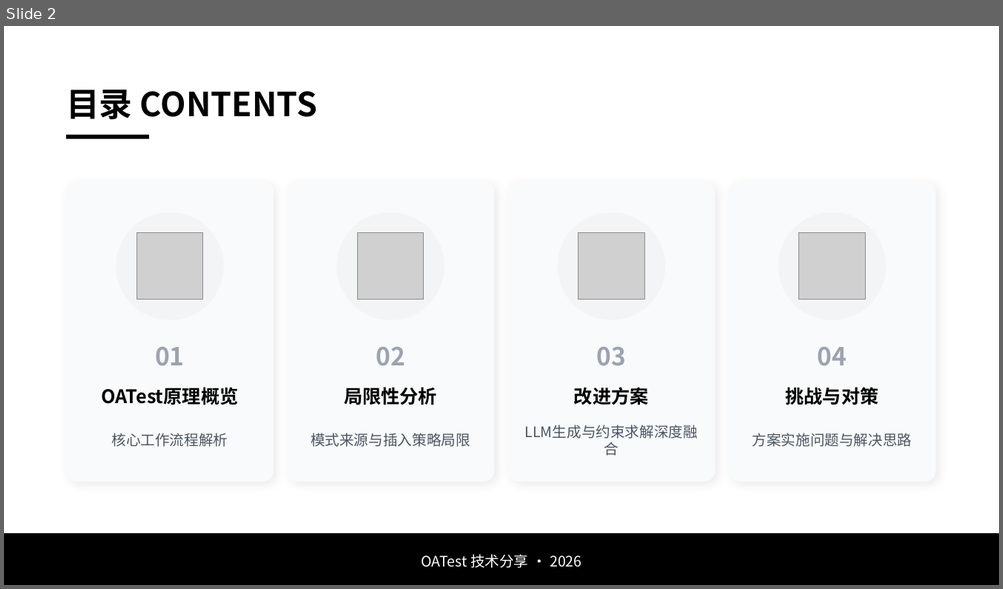
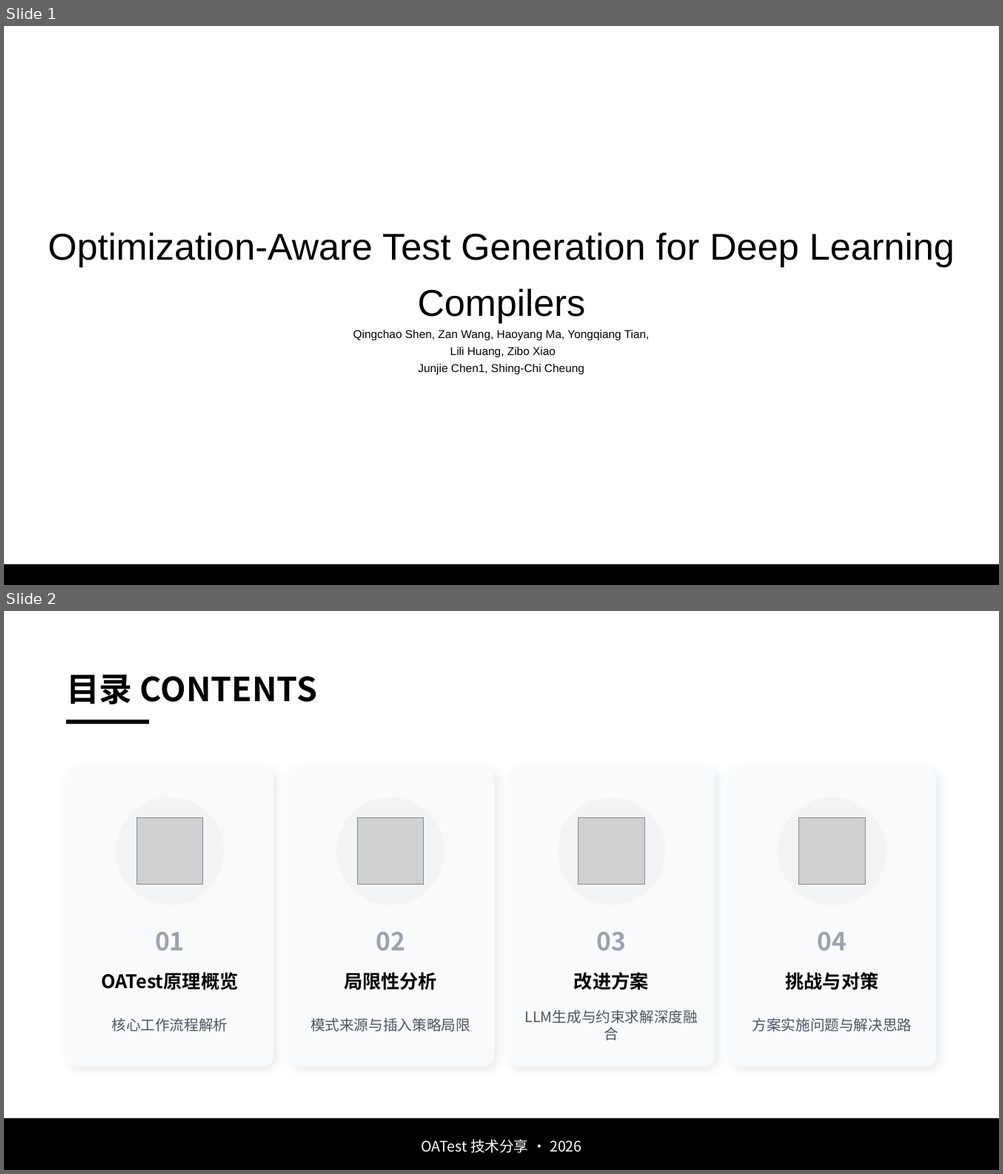
Before and after one commit to ourui0/PaperReading, a slide deck: ppt/OATest工具改进方案.pptx. Shown one above the other, each under a label of ours: slide 2 before the commit, slides 1 and 2 after it. The pictures are 1003x589 and 1003x1174 pixels, drawn with LibreOffice and Linux fonts; fonts in the diff are those of the drawing; grey boxes stand for pictures. Boxes give left, top, right and bottom in pixels: in the first picture for what was removed or moved away, otherwise in the second. Text is boxed around its words. In the diff, an @@ line names an element or a change of style, - is before the commit and + after.

```diff
--- a/ppt/OATest工具改进方案.pptx
+++ b/ppt/OATest工具改进方案.pptx
@@ slide 1 added at (x1=4, y1=26, x2=999, y2=585), background #FFFFFF @@
@@ text added at (x1=48, y1=232, x2=954, y2=375), 11 pt, text #000000 @@
+Optimization-Aware Test Generation for Deep Learning
+Compilers
+Qingchao Shen, Zan Wang, Haoyang Ma, Yongqiang Tian,
+Lili Huang, Zibo Xiao
+Junjie Chen1, Shing-Chi Cheung
@@ rounded rectangle added at (x1=4, y1=565, x2=999, y2=585), fill #000000 @@
```
Also in this commit, not shown: 4 slides changed, 2 slides removed, 9 other files.
